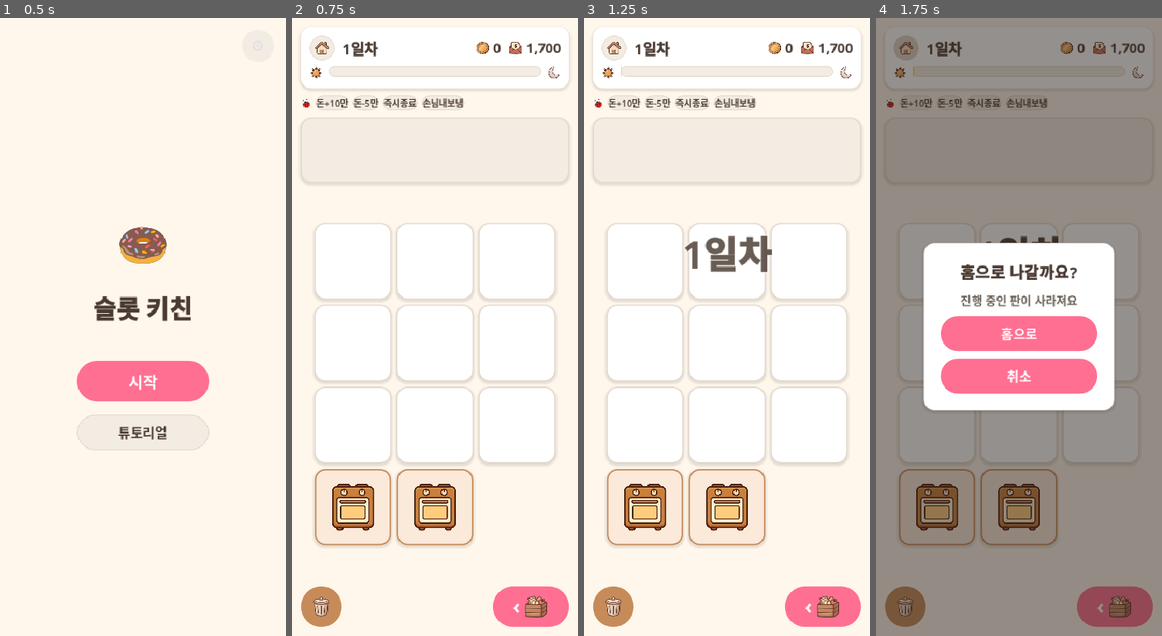
Above: before the commit, frames 1-4 (left to right).
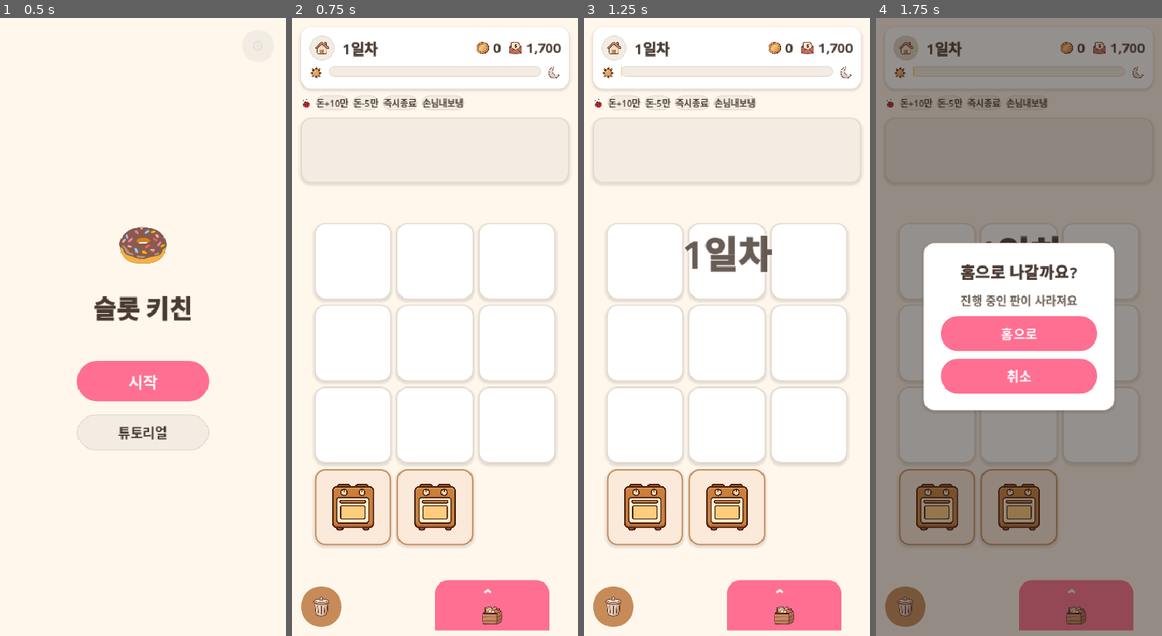
Above: after the commit, the same moments.

Repository: yellyB/game-slot-kitchen
Game: Godot game, scene res://scenes/Main.tscn
The game is run twice, just before and just after one commit, with the same random seed, the same clock (stepped at 60 frames per second) and the same inputs. Sound files missing from this copy of the repository are replaced by a short silence.
Inputs (mouse positions are in pixels of both pictures, inside the frame that each line leads up to):
- Up to frame 1 (0.5 s): no input
- Up to frame 2 (0.75 s): click "시작" at 0.5 s
- Up to frame 3 (1.25 s): no input
- Up to frame 4 (1.75 s): click (907, 48) at 1.25 s

Frame 1 is identical in both runs. In frame 2, 2.7% of the frame differs, in the area x 50-97%, y 90-100%; in frame 3, 2.7%; in frame 4, 2.6%.

Commit message:
창고: 바텀시트(위로 올라옴) 복귀 + 우하단 50~90% 손잡이 탭
- 닫힘: 우하단 50~90% 핑크 탭(위쪽 꺽쇠 ⌃ + 창고 이미지), 탭=열기
- 열림: 서랍이 위로, 상단 우측 50~90%가 튀어나온 닫기 탭(아래 꺽쇠 ⌄), 탭/dim=닫기
- 창고 시트 헤더(🏬·✕) 제거 — 닫기는 튀어나온 탭이 담당
- 휴지통은 좌하단 작은 정사각 유지

Co-Authored-By: Claude Opus 4.8 (1M context) <noreply@anthropic.com>

Diff:
--- a/scripts/main.gd
+++ b/scripts/main.gd
@@ -72,6 +72,7 @@
   col.add_child(_board)
 
   col.add_child(_build_bottom_buttons())
+  add_child(_build_warehouse_handle())   # 창고 열림 핸들(화면 우하단 앵커, 서랍보다 아래 z)
 
   # 시트 백드롭 — 시트 열리면 뒤쪽(보드·큐·버튼) 입력 차단, 바깥 탭 = 닫기
   _backdrop = ColorRect.new()
@@ -334,30 +335,52 @@
   _trash_btn.add_child(UI.ui_btn_icon("trash", 30))
   row.add_child(_trash_btn)
 
-  # 가운데 여백
+  # 창고 열림 핸들은 하단바가 아니라 화면에 직접 앵커(우하단 50~90%) — _build_warehouse_handle.
   var gap := Control.new()
   gap.mouse_filter = Control.MOUSE_FILTER_IGNORE
   gap.size_flags_horizontal = Control.SIZE_EXPAND_FILL
   row.add_child(gap)
 
-  # 창고 — 우하단 "‹ 🧺" 핸들. 탭하면 오른쪽에서 서랍이 열림.
-  _warehouse_btn = _make_bottom_button(Palette.MAIN)
-  _warehouse_btn.size_flags_horizontal = Control.SIZE_SHRINK_END
-  _warehouse_btn.custom_minimum_size = Vector2(104, 56)
-  _warehouse_btn.pressed.connect(_toggle_warehouse)
+  return row
+
+
+## 창고 열림 핸들 — 화면 우하단 50~90% 영역에 붙은 탭. 위쪽 꺽쇠(⌃) + 창고 이미지. 탭 = 열기.
+## (열리면 서랍이 위로 덮어 가려지고, 서랍 상단 튀어나온 탭(⌄)이 닫기 역할)
+func _build_warehouse_handle() -> Control:
+  var b := Button.new()
+  _warehouse_btn = b
+  b.anchor_left = 0.5
+  b.anchor_right = 0.9
+  b.anchor_top = 1.0
+  b.anchor_bottom = 1.0
+  b.offset_top = -76
+  b.offset_bottom = -8
+  b.add_theme_stylebox_override("normal", _handle_style(Palette.MAIN))
+  b.add_theme_stylebox_override("hover", _handle_style(Palette.MAIN.lightened(0.08)))
+  b.add_theme_stylebox_override("pressed", _handle_style(Palette.MAIN.darkened(0.1)))
+  b.pressed.connect(_toggle_warehouse)
+  Audio.attach_click(b)
   var cc := CenterContainer.new()
   cc.set_anchors_and_offsets_preset(Control.PRESET_FULL_RECT)
   cc.mouse_filter = Control.MOUSE_FILTER_IGNORE
-  var wc := HBoxContainer.new()
-  wc.mouse_filter = Control.MOUSE_FILTER_IGNORE
-  wc.add_theme_constant_override("separation", 6)
-  wc.add_child(UI.label("‹", 26, Palette.WHITE, true))   # 서랍 방향(오른쪽→왼쪽)
-  wc.add_child(UI.ui_icon("warehouse", 34))
-  cc.add_child(wc)
-  _warehouse_btn.add_child(cc)
-  row.add_child(_warehouse_btn)
-
-  return row
+  var v := VBoxContainer.new()
+  v.mouse_filter = Control.MOUSE_FILTER_IGNORE
+  v.alignment = BoxContainer.ALIGNMENT_CENTER
+  v.add_theme_constant_override("separation", 0)
+  v.add_child(UI.label("⌃", 20, Palette.WHITE, true))   # 위쪽 꺽쇠(열기 방향)
+  v.add_child(UI.ui_icon("warehouse", 30))
+  cc.add_child(v)
+  b.add_child(cc)
+  return b
+
+
+## 위쪽만 둥근 핸들 스타일.
+func _handle_style(c: Color) -> StyleBoxFlat:
+  var s := StyleBoxFlat.new()
+  s.bg_color = c
+  s.corner_radius_top_left = 18
+  s.corner_radius_top_right = 18
+  return s
 
 
 # ── 상호작용 ──────────────────────────────────────────────
--- a/scripts/warehouse.gd
+++ b/scripts/warehouse.gd
@@ -1,6 +1,7 @@
 class_name Warehouse
 extends Sheet
-## 창고 하단 시트 — 해금된 재료 타일. 타일은 Move 소스(드래그/클릭으로 슬롯 배치).
+## 창고 하단 시트 — 해금된 재료 타일. 아래서 위로 슬라이드(바텀시트).
+## 상단 우측(50~90%)에 살짝 튀어나온 손잡이 탭(⌄) → 탭하면 닫힘(dim 탭도 닫힘).
 ## 보드가 꽉 차면 refresh(true)로 타일 비활성.
 
 signal close_requested
@@ -9,7 +10,6 @@
 
 func _ready() -> void:
 	visible = false
-	# 하단 가로 바(기존 크기) — 단, 슬라이드는 오른쪽→왼쪽(서랍). 크기/위치는 예전 그대로.
 	anchor_left = 0.0
 	anchor_right = 1.0
 	anchor_top = 1.0
@@ -26,32 +26,12 @@
 		pad.add_theme_constant_override("margin_" + side, 14)
 	add_child(pad)
 
-	var v := VBoxContainer.new()
-	v.add_theme_constant_override("separation", 12)
-	pad.add_child(v)
-
-	var header := HBoxContainer.new()
-	v.add_child(header)
-	header.add_child(UI.label("🏬", 20, Palette.COCOA_800, true))
-	var gap := Control.new()
-	gap.size_flags_horizontal = Control.SIZE_EXPAND_FILL
-	header.add_child(gap)
-	var close := Button.new()
-	close.text = "✕"
-	close.add_theme_font_size_override("font_size", 16)
-	close.add_theme_color_override("font_color", Palette.COCOA_600)
-	close.add_theme_stylebox_override("normal", UI.chip(Palette.COCOA_100, Palette.COCOA_200))
-	close.add_theme_stylebox_override("hover", UI.chip(Palette.COCOA_200))
-	close.add_theme_stylebox_override("pressed", UI.chip(Palette.COCOA_200))
-	close.pressed.connect(func(): close_requested.emit())
-	Audio.attach_click(close)   # X 닫기 클릭음
-	header.add_child(close)
-
+	# 헤더/닫기(✕)·창고 이모지 없음 — 닫기는 상단 튀어나온 탭이 담당.
 	var grid := GridContainer.new()
 	grid.columns = 4
 	grid.add_theme_constant_override("h_separation", 10)
 	grid.add_theme_constant_override("v_separation", 10)
-	v.add_child(grid)
+	pad.add_child(grid)
 
 	for id in Ingredients.unlocked_ids():
 		var tile := IngredientTile.new()
@@ -59,13 +39,34 @@
 		_tiles.append(tile)
 		grid.add_child(tile)
 
+	# 상단 손잡이 탭 — 우측 50~90%가 위로 살짝 튀어나옴 + 아래쪽 꺽쇠(⌄). 탭 = 닫기.
+	var tab := Button.new()
+	tab.anchor_left = 0.5
+	tab.anchor_right = 0.9
+	tab.anchor_top = 0.0
+	tab.anchor_bottom = 0.0
+	tab.offset_top = -26     # 시트 위로 26px 튀어나옴
+	tab.offset_bottom = 10   # 시트 안으로 10px 겹침(연결감)
+	tab.text = "⌄"
+	tab.add_theme_font_size_override("font_size", 22)
+	tab.add_theme_color_override("font_color", Palette.WHITE)
+	tab.add_theme_color_override("font_hover_color", Palette.WHITE)
+	tab.add_theme_color_override("font_pressed_color", Palette.WHITE)
+	tab.add_theme_stylebox_override("normal", _tab_style(Palette.MAIN))
+	tab.add_theme_stylebox_override("hover", _tab_style(Palette.MAIN.lightened(0.08)))
+	tab.add_theme_stylebox_override("pressed", _tab_style(Palette.MAIN.darkened(0.1)))
+	tab.pressed.connect(func(): close_requested.emit())
+	Audio.attach_click(tab)
+	add_child(tab)
 
-## 창고는 세로 시트가 아니라 우측 서랍 → 기본 슬라이드를 가로 슬라이드로 대체.
-func slide_open() -> void:
-	slide_open_side()
 
-func slide_close() -> void:
-	slide_close_side()
+## 위쪽만 둥근 손잡이 스타일(탭·핸들 공용 느낌).
+func _tab_style(c: Color) -> StyleBoxFlat:
+	var s := StyleBoxFlat.new()
+	s.bg_color = c
+	s.corner_radius_top_left = 16
+	s.corner_radius_top_right = 16
+	return s
 
 
 ## 보드 꽉 차면 타일 비활성(회색).
